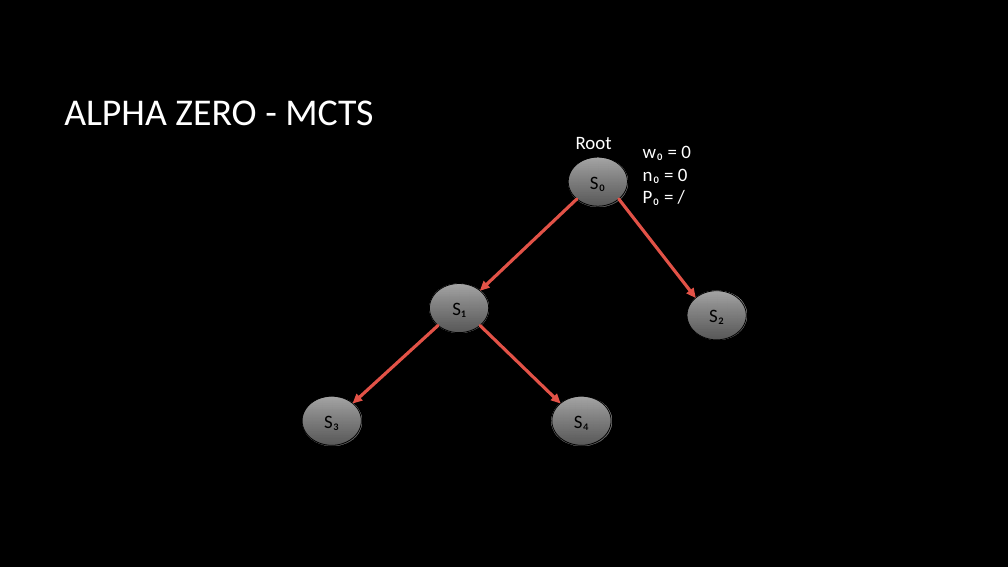
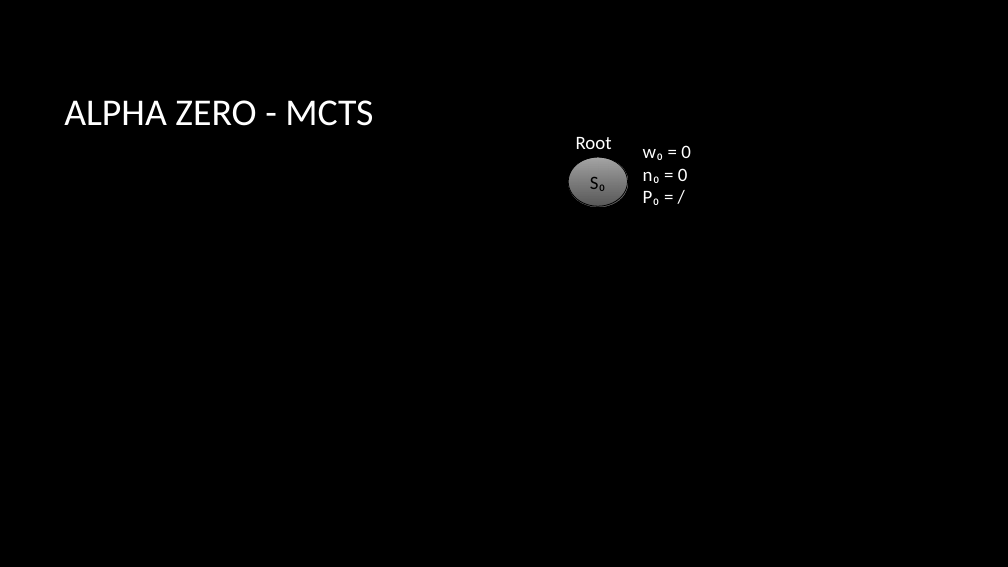
Before and after one commit to 1Preusse/ReinforcementLearningUPV, a slide deck: slide 10 of presentation/ChessEngines.pptx (slide 9 before the commit). Drawn at 1008x567 pixels with LibreOffice and Linux fonts; fonts in the diff are those of the drawing; background and template pictures are left out. Boxes give left, top, right and bottom in pixels: in the first picture for what was removed or moved away, otherwise in the second. Text is boxed around its words. In the diff, an @@ line names an element or a change of style, - is before the commit and + after.

Commit message:
- finished the code stuff and the presentation

```diff
--- a/presentation/ChessEngines.pptx
+++ b/presentation/ChessEngines.pptx
@@ arrow removed from (577, 199) to (480, 291) @@
@@ arrow removed from (619, 199) to (696, 298) @@
@@ ellipse removed at [430,284,488,333] @@
-S₁
@@ ellipse removed at [687,291,746,340] @@
-S₂
@@ arrow removed from (438, 325) to (353, 404) @@
@@ arrow removed from (480, 325) to (560, 404) @@
@@ ellipse removed at [302,396,361,445] @@
-S₃
@@ ellipse removed at [552,396,611,445] @@
-S₄
```
Also in this commit, not shown: 2 other slides changed, 2 slides added, 1 other file.
